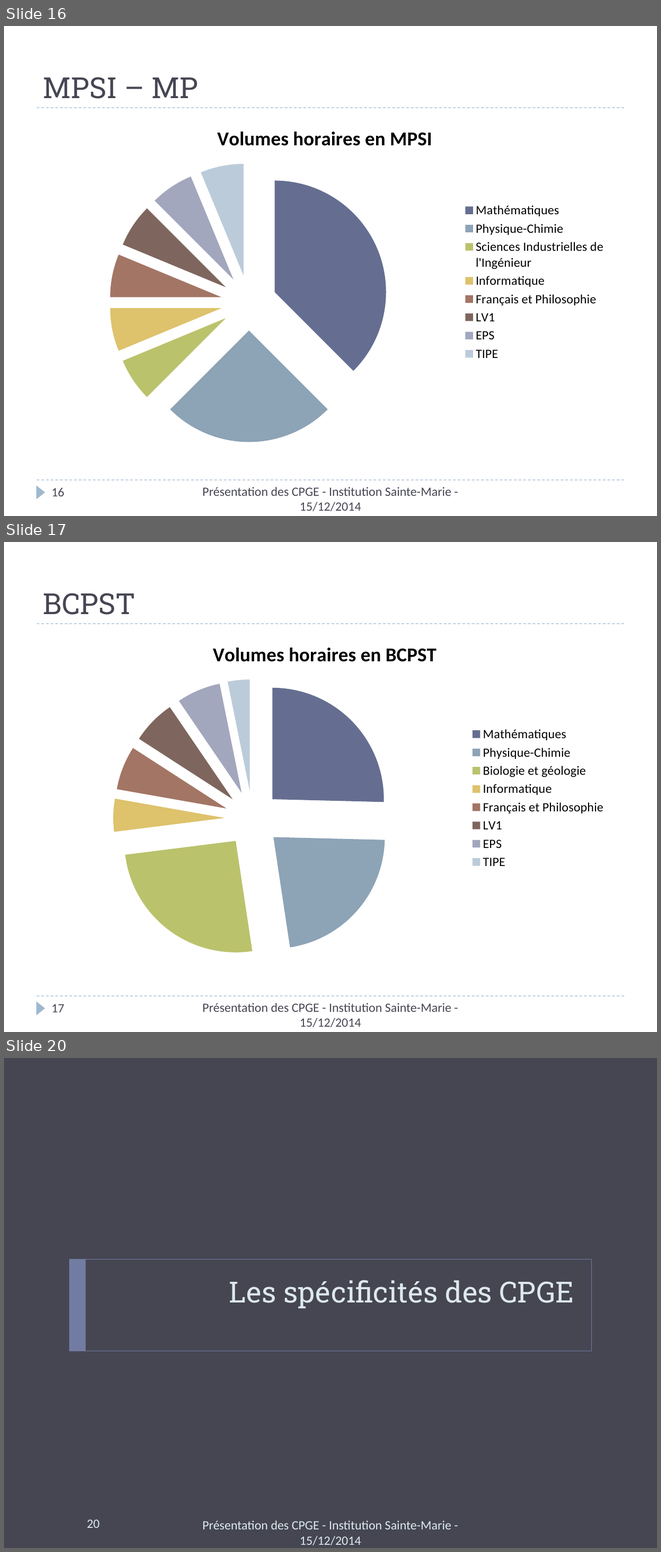
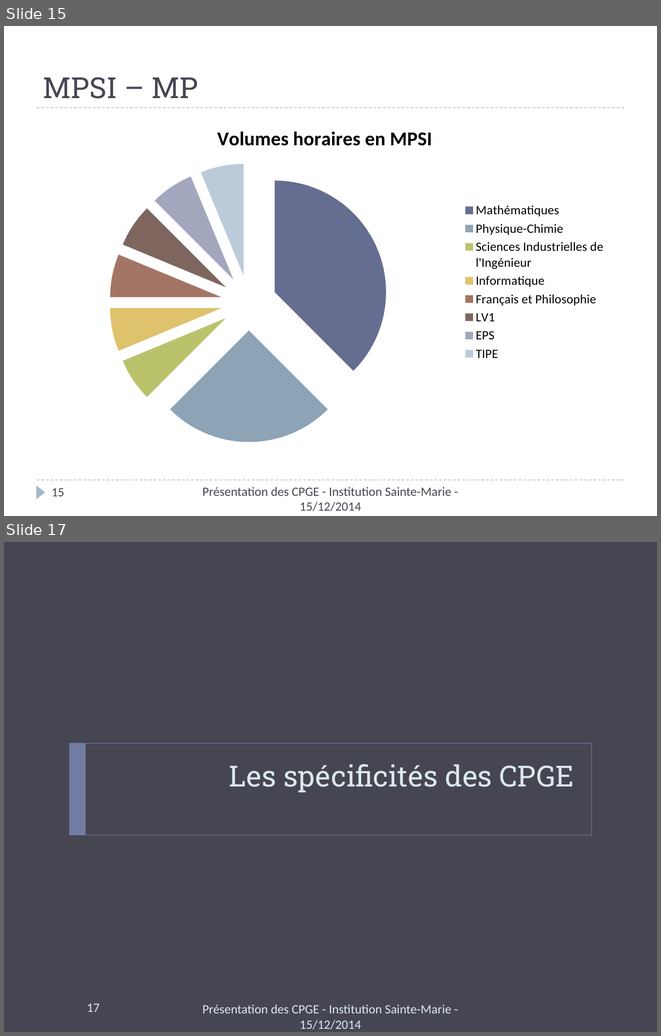
Before and after one commit to xpessoles/Orientation, a slide deck: Rouviere/PresentationCPGE_ISM.pptx. Shown one above the other, each under a label of ours: slides 16, 17 and 20 before the commit, slides 15 and 17 after it; the slides between them are not shown. The pictures are 661x1552 and 661x1036 pixels, drawn with LibreOffice and Linux fonts; fonts in the diff are those of the drawing. Boxes give left, top, right and bottom in pixels: in the first picture for what was removed or moved away, otherwise in the second. Text is boxed around its words. In the diff, an @@ line names an element or a change of style, - is before the commit and + after.

```diff
--- a/Rouviere/PresentationCPGE_ISM.pptx
+++ b/Rouviere/PresentationCPGE_ISM.pptx
@@ slide 17 removed at box(4, 542, 657, 1032), background #FFFFFF; not listed: 3 template elements that a slide beside it also shows @@
@@ title removed at box(43, 593, 136, 615) @@
-BCPST
@@ pie chart removed at box(37, 629, 613, 967) @@
-title "Volumes horaires en BCPST"
-categories: Mathématiques, Physique-Chimie, Biologie et géologie, Informatique, Français et Philosophie, LV1, EPS, TIPE
-Series 1: 25, 22, 25, 5, 6, 6, 6, 3
@@ text removed at box(202, 1003, 451, 1027) @@
-Présentation des CPGE - Institution Sainte-Marie - 15/12/2014
@@ page number removed at box(52, 1004, 64, 1012) @@
-17
@@ what was slide 16 is now slide 15 @@
@@ page number at box(52, 488, 64, 496): text changed @@
-16
+15
@@ what was slide 20 is now slide 17 @@
@@ page number at box(87, 1003, 99, 1012): text changed @@
-20
+17
```
Also in this commit, not shown: 4 slides changed, 3 other slides removed.
